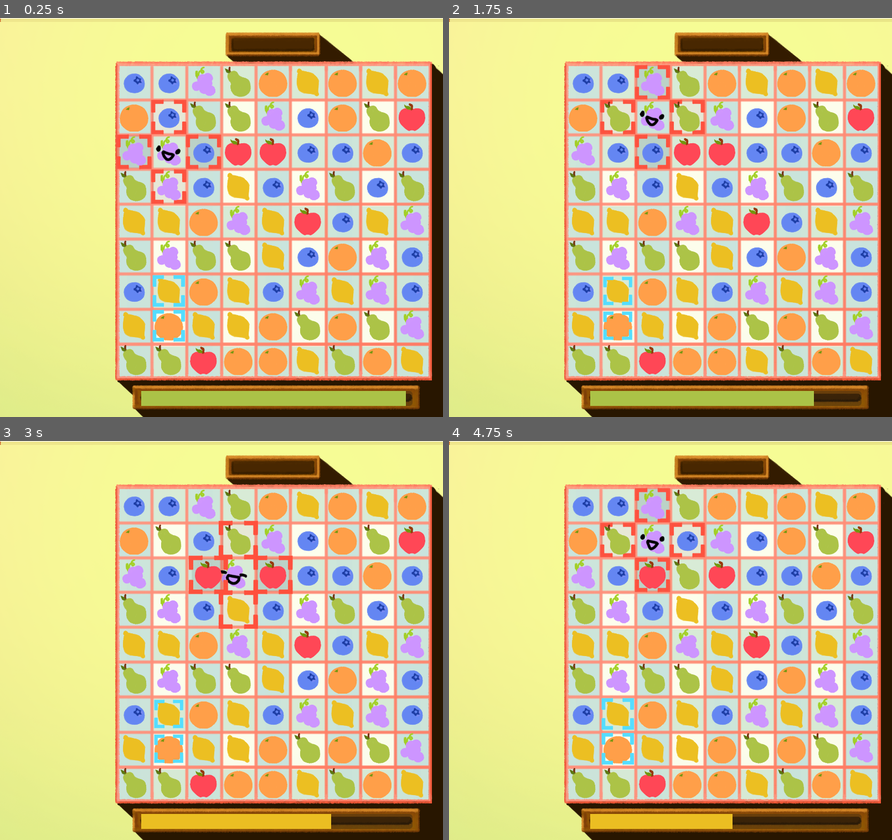
Above: before the commit, frames 1-4 (two rows, left to right).
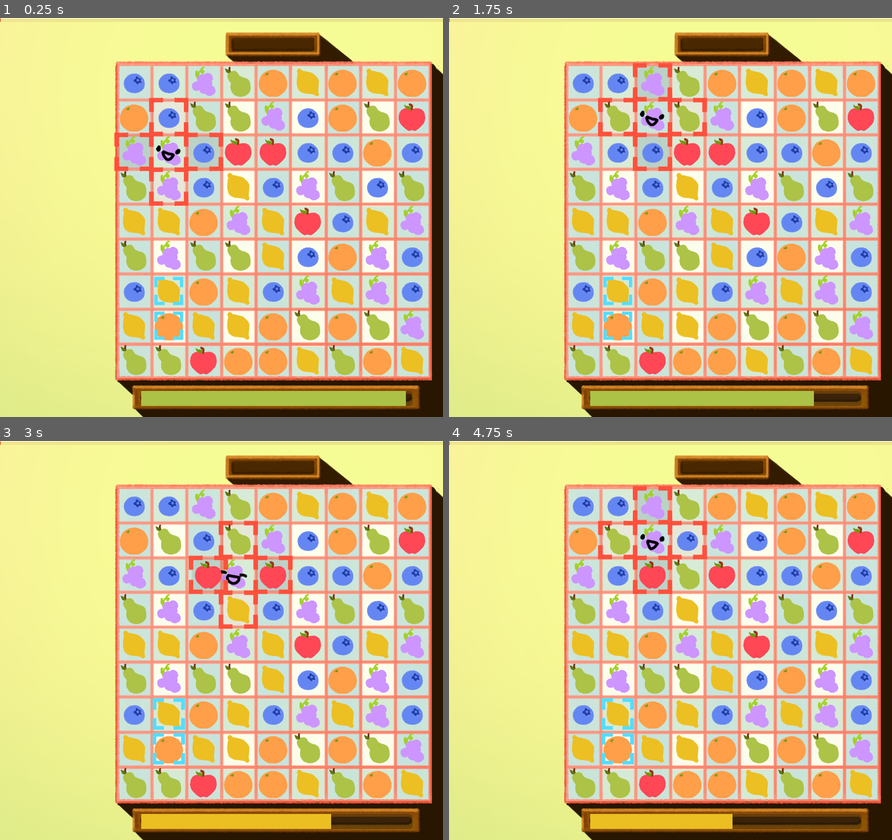
Above: after the commit, the same moments.

Repository: hulien22/gmtk2023
Game: Godot game, scene res://scenes/main.tscn
Two runs of this game, one before a commit and one after it. Both use one fixed random seed, a clock stepped at 60 frames per second and the inputs below. The engine's default icon, where the game draws it, is replaced by a stand-in: a white triangle on a blue panel in a dark square.
Inputs (mouse positions are in pixels of both pictures, inside the frame that each line leads up to):
- Up to frame 1 (0.25 s): no input
- Up to frame 2 (1.75 s): click (617, 117) at 0.52 s; hold Right (player_movement_right) from 1.28 s (still down)
- Up to frame 3 (3 s): release Right (player_movement_right) at 2.03 s; hold S (player_movement_down) 2.03-2.78 s; hold Right (player_movement_right) from 2.78 s (still down)
- Up to frame 4 (4.75 s): release Right (player_movement_right) at 3.53 s; hold Up (player_movement_up) 3.53-4.28 s; hold Left (player_movement_left) from 4.28 s (still down)

The runs differ from the first frame. In frame 1, 1.1% of the frame differs, in the area x 25-51%, y 19-82%; in frame 2, 0.8%; in frame 3, 0.3%; in frame 4, 0.9%.

Commit message:
spawn big bomb

Diff:
--- a/scenes/Grid.gd
+++ b/scenes/Grid.gd
@@ -61,22 +61,51 @@
 
 func check_for_matches():
 	# Get all tiles to destroy
-	var matches: Array[Vector2] = []
+	var all_matches: Array[Vector2] = []
+	var matches: Dictionary = {}
+	# TODO add dicts here for the special bombs
 	for h in height:
 		for w in width:
 			if (!check_color_x(tiles[h][w].posn, tiles[h][w].type)):
-				for i in 3:
+				for i in range(2, -1, -1):
 					var p = tiles[h][w - i].posn
 					if (!matches.has(p)):
-						matches.append(p)
+						matches[p] = tiles[h][w - i].type
+						all_matches.append(p)
+
 			if (!check_color_y(tiles[h][w].posn, tiles[h][w].type)):
-				for i in 3:
+				for i in range(2, -1, -1):
 					var p = tiles[h - i][w].posn
 					if (!matches.has(p)):
-						matches.append(p)
+						matches[p] = tiles[h - i][w].type
+						all_matches.append(p)
 
 	# Go through matches to find special matches
 	# TODO also need to check color here?
+
+	print(all_matches)
+	# first check for long stretches 5+
+	# search right then down
+	for m in all_matches:
+		for dir in [Vector2.RIGHT, Vector2.DOWN]:
+			var c = count_matches_in_direction(m, matches, dir)
+			if (c >= 5):
+				var match_color = matches[m]
+				var mid = floor((c-1) / 2)
+				for i in c:
+					var p = m + dir*i
+					if (i == mid):
+						tiles[p.y][p.x].set_type_and_modifier(match_color, Global.Modifier.BOMB)
+						tiles[p.y][p.x].placing_bomb = true
+						tiles[p.y][p.x].endpoints.clear()
+						tiles[p.y][p.x].endpoints.append(m)
+						tiles[p.y][p.x].endpoints.append(m + dir * (c - 1))
+					else:
+#						tiles[p.y][p.x].set_type_and_modifier(Global.TileType.EMPTY, Global.Modifier.NONE)
+						matches.erase(p)
+						tiles[p.y][p.x].placing_bomb = false
+
+
 	for m in matches:
 		var matches_col = 0
 		var matches_row = 0
@@ -87,16 +116,33 @@
 				matches_row += 1
 		print("col matches: ", matches_col, "row matches: ", matches_row)
 
+	# TODO handle the special bombs (loop?)
+
 	if (matches.size() > 0):
 		_debug_log_grid()
 
 	# Delete all the nodes
-	for m in matches:
-		tiles[m.y][m.x].destroy()
-		tiles[m.y][m.x].set_type_and_modifier(Global.TileType.EMPTY, Global.Modifier.NONE)
+	for m in all_matches:
+#		tiles[m.y][m.x].set_type_and_modifier(Global.TileType.EMPTY, Global.Modifier.NONE)
+		if (!tiles[m.y][m.x].placing_bomb):
+			tiles[m.y][m.x].destroy(20)
+			tiles[m.y][m.x].set_type_and_modifier(Global.TileType.EMPTY, Global.Modifier.NONE)
 
 
 	return (matches.size() > 0)
+
+func count_matches_in_direction(posn:Vector2, dict:Dictionary, dir:Vector2):
+	var match_color = dict.get(posn)
+	if (match_color == null):
+		return 0
+	var count = 1;
+	while (true):
+		var c = dict.get(posn + dir*count)
+		if (c == match_color):
+			count += 1
+		else:
+			break
+	return count
 
 func posn_from_grid(grid:Vector2):
 	return grid * tile_spread
--- a/scenes/Tile.gd
+++ b/scenes/Tile.gd
@@ -5,6 +5,9 @@
 var is_player: bool = false
 var type: Global.TileType
 var modifier: Global.Modifier
+
+var placing_bomb: bool = false
+var endpoints: Array[Vector2] = []
 
 # Called when the node enters the scene tree for the first time.
 func _ready():
@@ -93,7 +96,8 @@
 			   preload("res://art/fruits/blueberry.png"), preload("res://art/fruits/grape.png")]
 var explosion_shader: ShaderMaterial = preload("res://shaders/explosion_material.tres").duplicate(true)
 
-func destroy():
+func destroy(points: int):
+	$Node/RichTextLabel.add_text(str(points))
 	#play destruction animation
 #	var tween: Tween = create_tween()
 #	tween.connect("finished", delete_self)
--- a/scenes/Tile.tscn
+++ b/scenes/Tile.tscn
@@ -708,37 +708,38 @@
 offset_right = 9.0
 offset_bottom = 9.0
 
+[node name="Button" type="Button" parent="Node"]
+self_modulate = Color(1, 1, 1, 0.164706)
+offset_left = -20.0
+offset_top = -20.0
+offset_right = 20.0
+offset_bottom = 20.0
+
+[node name="AnimatedSprite2D" type="AnimatedSprite2D" parent="Node/Button"]
+position = Vector2(20, 20)
+scale = Vector2(0.463636, 0.463636)
+sprite_frames = SubResource("SpriteFrames_7n0o6")
+frame_progress = 0.30341
+speed_scale = 0.5
+
+[node name="Sprites" type="AnimatedSprite2D" parent="Node"]
+position = Vector2(-7.62939e-06, -7.62939e-06)
+scale = Vector2(0.345455, 0.345455)
+sprite_frames = SubResource("SpriteFrames_in7oa")
+animation = &"Fruit"
+
+[node name="PlayerFaces" type="AnimatedSprite2D" parent="Node"]
+position = Vector2(-187, -15)
+scale = Vector2(0.5, 0.5)
+sprite_frames = SubResource("SpriteFrames_k0evb")
+animation = &"Happy"
+
 [node name="RichTextLabel" type="RichTextLabel" parent="Node"]
 visible = false
 offset_left = -20.0
 offset_top = -20.0
 offset_right = 20.0
 offset_bottom = 20.0
-
-[node name="Button" type="Button" parent="Node"]
-self_modulate = Color(1, 1, 1, 0.164706)
-offset_left = -20.0
-offset_top = -20.0
-offset_right = 20.0
-offset_bottom = 20.0
-
-[node name="AnimatedSprite2D" type="AnimatedSprite2D" parent="Node/Button"]
-position = Vector2(20, 20)
-scale = Vector2(0.463636, 0.463636)
-sprite_frames = SubResource("SpriteFrames_7n0o6")
-frame_progress = 0.516204
-
-[node name="Sprites" type="AnimatedSprite2D" parent="Node"]
-position = Vector2(-7.62939e-06, -7.62939e-06)
-scale = Vector2(0.345455, 0.345455)
-sprite_frames = SubResource("SpriteFrames_in7oa")
-animation = &"Fruit"
-
-[node name="PlayerFaces" type="AnimatedSprite2D" parent="Node"]
-position = Vector2(-187, -15)
-scale = Vector2(0.5, 0.5)
-sprite_frames = SubResource("SpriteFrames_k0evb")
-animation = &"Happy"
 
 [node name="GPUParticles2D" type="GPUParticles2D" parent="."]
 z_index = 100
--- a/scenes/main.tscn
+++ b/scenes/main.tscn
@@ -72,12 +72,14 @@
 scale = Vector2(0.572727, 0.572727)
 sprite_frames = SubResource("SpriteFrames_g014k")
 frame_progress = 0.765407
+speed_scale = 0.5
 
 [node name="Swap2" type="AnimatedSprite2D" parent="."]
 position = Vector2(171, 116)
 scale = Vector2(0.572727, 0.572727)
 sprite_frames = SubResource("SpriteFrames_g014k")
 frame_progress = 0.830006
+speed_scale = 0.5
 
 [node name="ProgressBar" type="ProgressBar" parent="."]
 offset_left = 255.0
